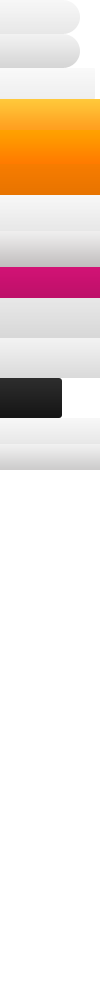
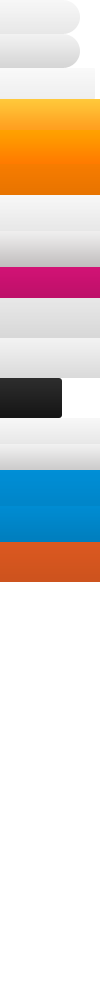
The second w=100, h=1000 image is a revision of the first. Changes to its layers:
added layer "Shape 25 copy 24" (1st of 3) above "Shape 25 copy 20 копия" over [0, 542, 100, 582]
added layer "Shape 25 copy 20 копия" above "Shape 25 copy 20" over [0, 506, 100, 542]
added layer "Shape 25 copy 20" above "Shape 23 copy 2 копия" over [0, 470, 100, 506]
